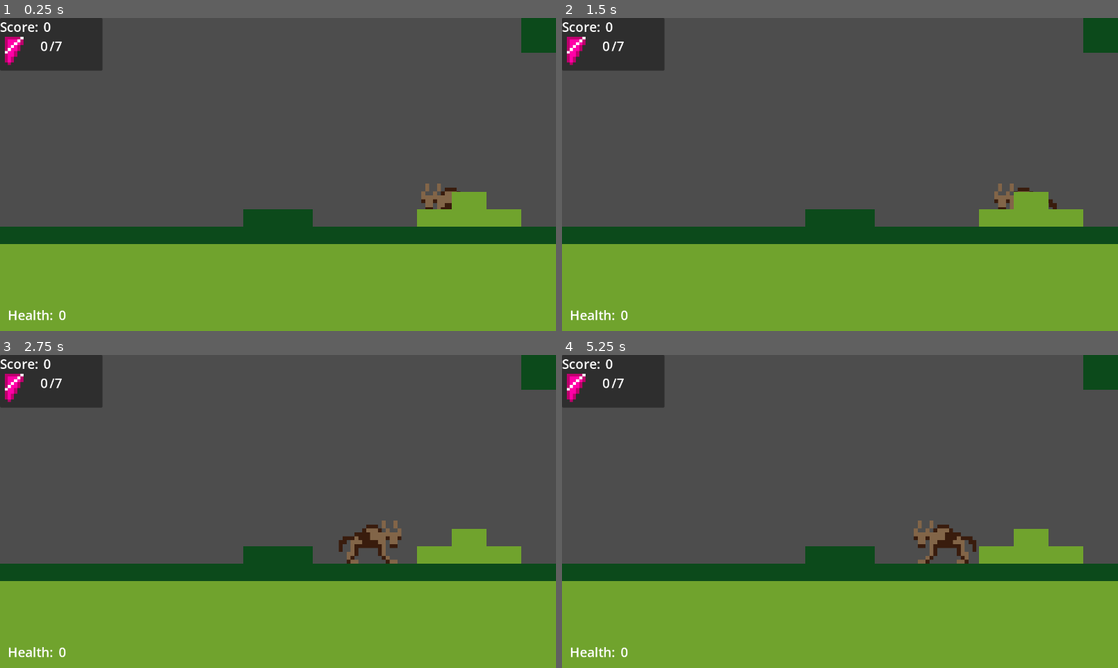
Above: before the commit, frames 1-4 (two rows, left to right).
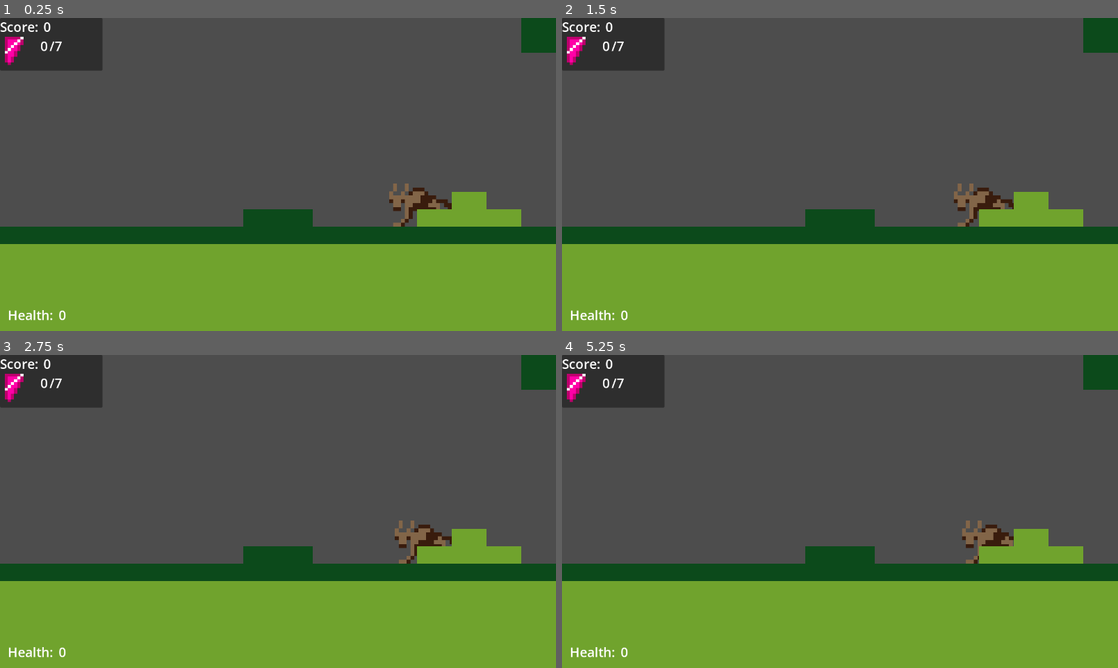
Above: after the commit, the same moments.

Repository: 100-Devs-1-Game/8bitPony
Game: Godot game, scene res://Scenes/Rooms/forest_level.tscn
Two runs of this game, one before a commit and one after it. Both use one fixed random seed, a clock stepped at 60 frames per second and the inputs below. This scene is started directly instead of the project's main scene. Sound files missing from this copy of the repository are replaced by a short silence.
Inputs (mouse positions are in pixels of both pictures, inside the frame that each line leads up to):
- Up to frame 1 (0.25 s): no input
- Up to frame 2 (1.5 s): move the mouse to (962, 158) at 0.52 s; press the mouse at (962, 158) at 0.53 s; hold D (Right) from 0.53 s (still down); tap Space (Jump) at 0.77 s; move the mouse to (728, 190) at 1.27 s; release the mouse at (728, 190) at 1.28 s; right-click (728, 190) at 1.35 s
- Up to frame 3 (2.75 s): tap Space (Jump) at 1.52 s; move the mouse to (333, 442) at 2.02 s; release D (Right) at 2.03 s; hold A (Left) from 2.03 s (still down); hold E (Interact) from 2.03 s (still down)
- Up to frame 4 (5.25 s): move the mouse to (812, 574) at 2.77 s; release A (Left) at 2.78 s; release E (Interact) at 2.78 s; hold D (Right) 2.78-4.28 s; click (812, 574) at 2.85 s; tap Space (Jump) at 3.02, 3.77, 4.52 s; move the mouse to (1006, 558) at 3.52 s; hold Right mouse button (ChangePony) 3.53-4.28 s; move the mouse to (673, 464) at 4.27 s; hold A (Left) 4.28-5.03 s; tap E (Interact) at 4.35 s; move the mouse to (867, 511) at 5.02 s; press the mouse at (867, 511) at 5.03 s; hold D (Right) from 5.03 s (still down)

The runs differ from the first frame. In frame 1, 0.7% of the frame differs, in the area x 70-83%, y 52-67%; in frame 2, 0.8%; in frame 3, 1.3%, in the area x 60-82%, y 52-67%; in frame 4, 1.3%.
Error before the commit: Invalid access to property or key 'score' on a base object of type 'Nil'. (res://Scenes/HUD/hud.gd:10)
Error after the commit: Parse Error: Expression is of type "Area2D" so it can't be of type "Enemy". (res://Scenes/Objects/MagicBullet/magic_bullet.gd:33)

Commit message:
flying enemy V1

Diff:
--- /dev/null
+++ b/src/Scenes/Characters/Flying_NAMEWIP/FlyingEnemy.gd
@@ -0,0 +1,24 @@
+extends Enemy
+
+@export var sprite: Texture2D
+@onready var sprite_node: Sprite2D = $Sprite2D
+
+##Handle this in global coordinates
+@export var idle_position: Vector2 = Vector2.ZERO
+
+@onready var detection_area: Area2D = $detection_area
+
+func _ready() -> void:
+	sprite_node.texture = sprite
+
+func _physics_process(delta: float) -> void:
+	var tracking: bool = false
+	for node in detection_area.get_overlapping_bodies():
+		if node is Player and idle_position.distance_squared_to(node.position) < 512**2:
+			velocity = global_position.direction_to(node.position) * 300.0
+			tracking = true
+
+	if !tracking and position.distance_squared_to(idle_position) > 128**2:
+		velocity = global_position.direction_to(idle_position)
+
+	move_and_slide()
--- /dev/null
+++ b/src/Scenes/Characters/Flying_NAMEWIP/flying_enemy.tscn
@@ -0,0 +1,27 @@
+[gd_scene load_steps=5 format=3 uid="uid://c7mnvl4ns7f5u"]
+
+[ext_resource type="Script" uid="uid://bdgt4m5dp56jg" path="res://Scenes/Characters/Flying_NAMEWIP/FlyingEnemy.gd" id="1_5gs2p"]
+[ext_resource type="Texture2D" uid="uid://bs85tscd4eycs" path="res://icon.svg" id="2_51k15"]
+
+[sub_resource type="RectangleShape2D" id="RectangleShape2D_51k15"]
+size = Vector2(144, 136)
+
+[sub_resource type="CircleShape2D" id="CircleShape2D_51k15"]
+radius = 512.0
+
+[node name="flyingEnemy" type="CharacterBody2D"]
+script = ExtResource("1_5gs2p")
+sprite = ExtResource("2_51k15")
+metadata/_custom_type_script = "uid://by6lmexuqa20c"
+
+[node name="CollisionShape2D" type="CollisionShape2D" parent="."]
+position = Vector2(0, -1)
+shape = SubResource("RectangleShape2D_51k15")
+
+[node name="Sprite2D" type="Sprite2D" parent="."]
+texture = ExtResource("2_51k15")
+
+[node name="detection_area" type="Area2D" parent="."]
+
+[node name="CollisionShape2D" type="CollisionShape2D" parent="detection_area"]
+shape = SubResource("CircleShape2D_51k15")
--- a/src/Scenes/Characters/Wolf/wolf.gd
+++ b/src/Scenes/Characters/Wolf/wolf.gd
@@ -17,7 +17,8 @@
 	if ray_cast_left.is_colliding():
 		direction = 1
 		sprite.flip_h = true
-	position.x += direction * speed * delta
+	velocity.x = direction * speed * delta
+	move_and_slide()
 
 
 func _on_body_entered(body: Node2D) -> void:
--- a/src/Scenes/Characters/Wolf/wolf.tscn
+++ b/src/Scenes/Characters/Wolf/wolf.tscn
@@ -6,7 +6,10 @@
 [sub_resource type="RectangleShape2D" id="RectangleShape2D_wutio"]
 size = Vector2(102, 86.5)
 
-[node name="Wolf" type="Area2D"]
+[sub_resource type="RectangleShape2D" id="RectangleShape2D_pv5sc"]
+size = Vector2(144, 99)
+
+[node name="Wolf" type="CharacterBody2D"]
 script = ExtResource("1_5jxfp")
 
 [node name="CollisionShape2D" type="CollisionShape2D" parent="."]
@@ -26,4 +29,10 @@
 position = Vector2(0, -8)
 target_position = Vector2(-47, 0)
 
-[connection signal="body_entered" from="." to="." method="_on_body_entered"]
+[node name="Area2D" type="Area2D" parent="."]
+
+[node name="CollisionShape2D" type="CollisionShape2D" parent="Area2D"]
+position = Vector2(7.5, -50)
+shape = SubResource("RectangleShape2D_pv5sc")
+
+[connection signal="body_entered" from="Area2D" to="." method="_on_body_entered"]
--- a/src/Scripts/enemy.gd
+++ b/src/Scripts/enemy.gd
@@ -1,5 +1,5 @@
 class_name Enemy
-extends Area2D
+extends CharacterBody2D
 
 @export var life: float = 1
 
Not shown, added: src/Scenes/Characters/Flying_NAMEWIP/FlyingEnemy.gd.uid
Not shown: 1 places in src/Scenes/Characters/Wolf/wolf.tscn that only renumber resources
